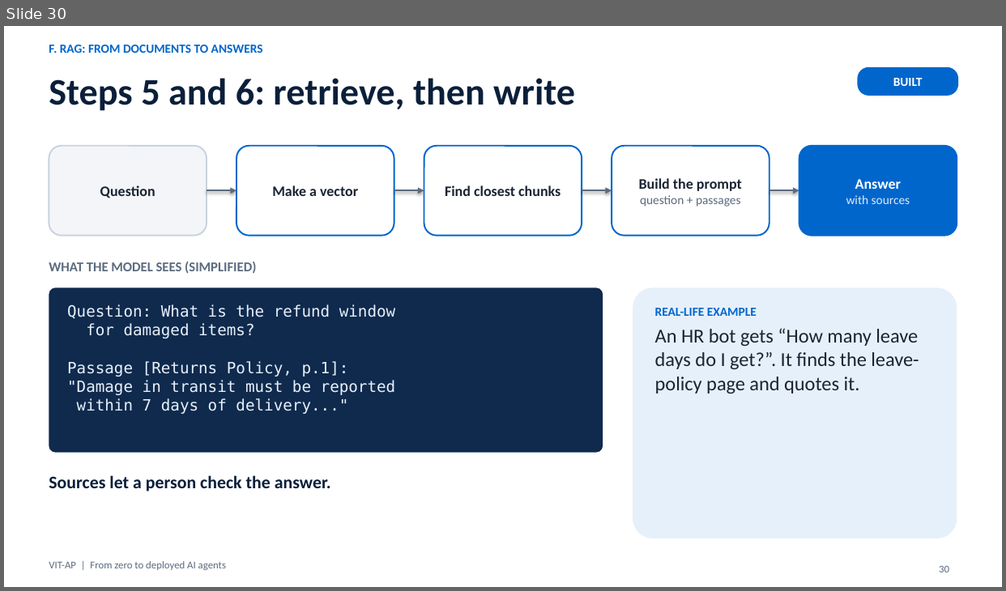
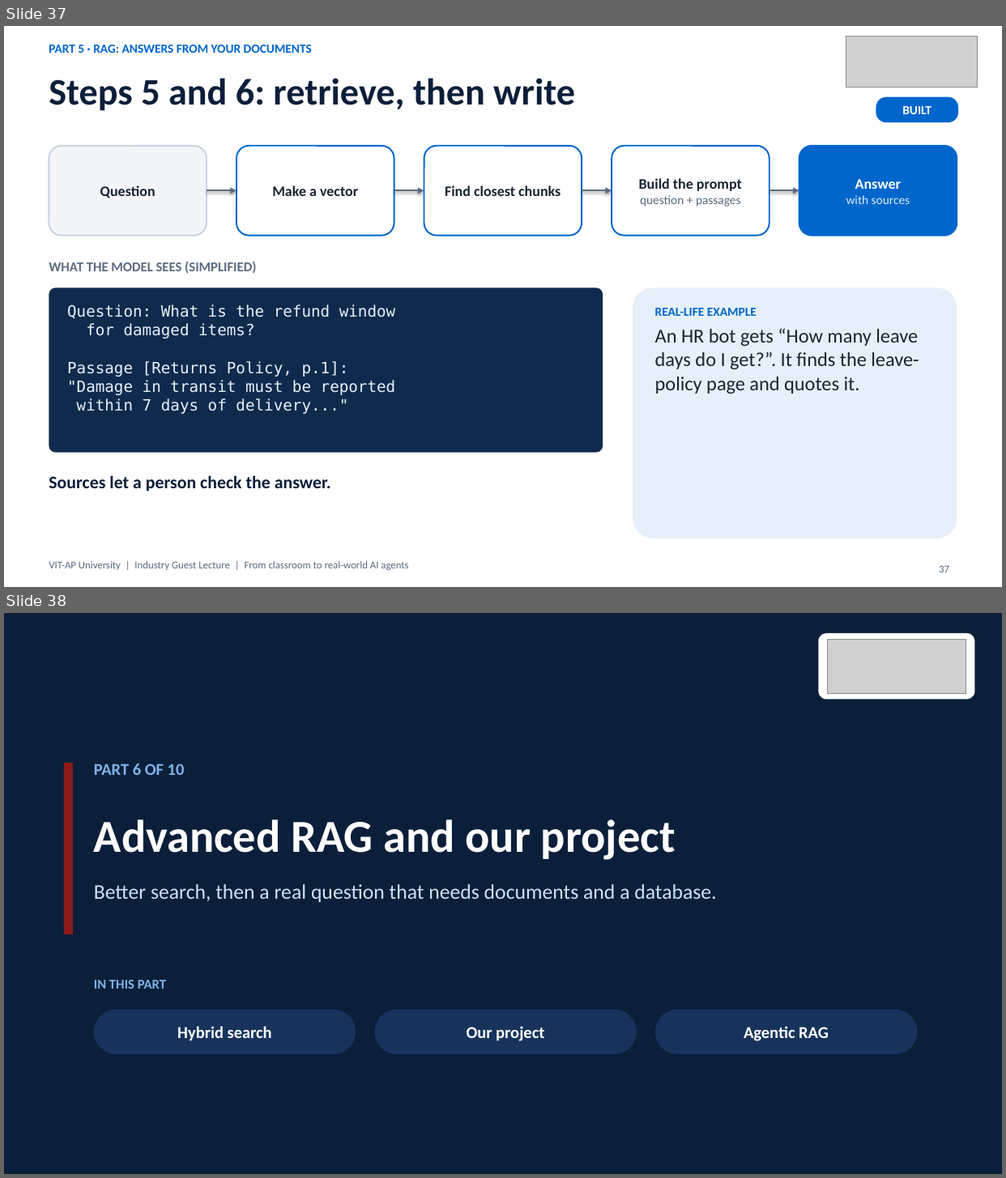
Before and after one commit to nareshroyalc/Demo, a slide deck: deck/VIT-AP_AI_Webinar.pptx. Shown one above the other, each under a label of ours: slide 30 before the commit, slides 37 and 38 after it. The pictures are 1006x591 and 1006x1178 pixels, drawn with LibreOffice and Linux fonts; fonts in the diff are those of the drawing; grey boxes stand for pictures. Boxes give left, top, right and bottom in pixels: in the first picture for what was removed or moved away, otherwise in the second. Text is boxed around its words. In the diff, an @@ line names an element or a change of style, - is before the commit and + after.

Commit message:
Deck: VIT-AP intro, agenda, logo, 10 part dividers, two tools slides (65 slides)

```diff
--- a/deck/VIT-AP_AI_Webinar.pptx
+++ b/deck/VIT-AP_AI_Webinar.pptx
@@ slide 38 added at <box>4,613,1002,1174</box>, background #0B1F3A @@
@@ rounded rectangle added at <box>819,633,975,699</box>, fill #FFFFFF @@
@@ picture added at <box>828,639,966,693</box> @@
@@ rectangle added at <box>64,763,73,935</box>, fill #8B1A1A @@
@@ text added at <box>94,764,185,775</box>, 16 pt, text #7FB2EA, bold @@
+PART 6 OF 10
@@ title added at <box>94,820,675,860</box>, 44 pt, text #FFFFFF, bold @@
+Advanced RAG and our project
@@ text added at <box>94,884,716,902</box>, 20 pt, text #CFE0F5 @@
+Better search, then a real question that needs documents and a database.
@@ text added at <box>94,980,166,989</box>, 13 pt, text #7FB2EA, bold @@
+IN THIS PART
@@ rounded rectangle added at <box>94,1010,356,1054</box>, fill #17335C, 16 pt, text #FFFFFF, bold @@
+Hybrid search
@@ rounded rectangle added at <box>374,1010,637,1054</box>, fill #17335C, 16 pt, text #FFFFFF, bold @@
+Our project
@@ rounded rectangle added at <box>655,1010,918,1054</box>, fill #17335C, 16 pt, text #FFFFFF, bold @@
+Agentic RAG
@@ what was slide 30 is now slide 37 @@
@@ slide 37 changed as well @@
@@ text at <box>49,45,312,53</box>: text changed @@
-F. RAG: FROM DOCUMENTS TO ANSWERS
+PART 5 · RAG: ANSWERS FROM YOUR DOCUMENTS
@@ picture added at <box>846,37,978,88</box> @@
@@ rounded rectangle "BUILT": place and size @@
-rounded rectangle "BUILT" at <box>858,67,958,96</box>
+rounded rectangle "BUILT" at <box>876,97,958,122</box>
@@ text at <box>49,561,408,570</box>: text changed @@
-VIT-AP | From zero to deployed AI agents
+VIT-AP University | Industry Guest Lecture | From classroom to real-world AI agents
@@ page number at <box>939,565,949,573</box>: text changed @@
-30
+37
```
Also in this commit, not shown: 49 other slides changed, 13 other slides added, 6 other files.
